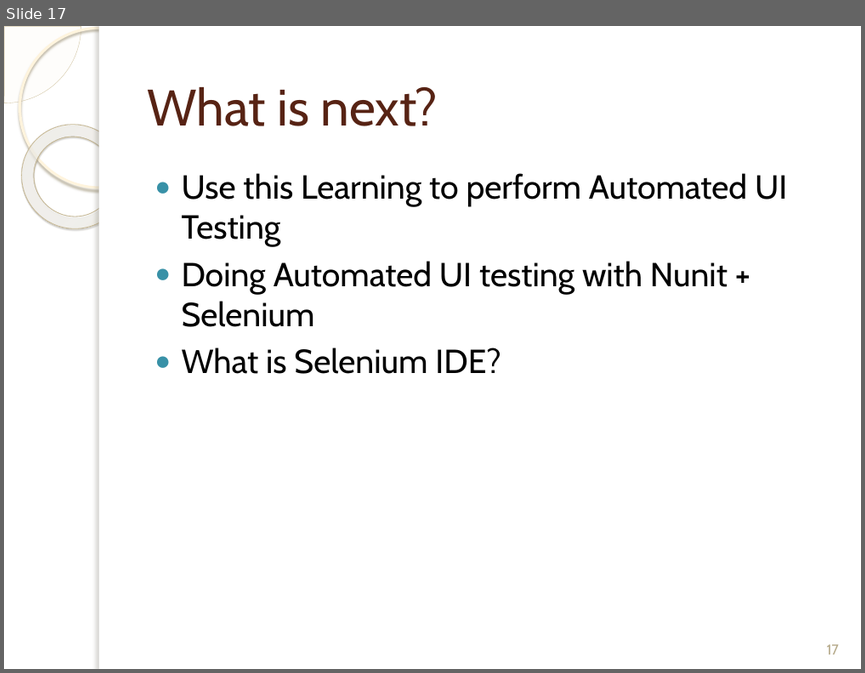
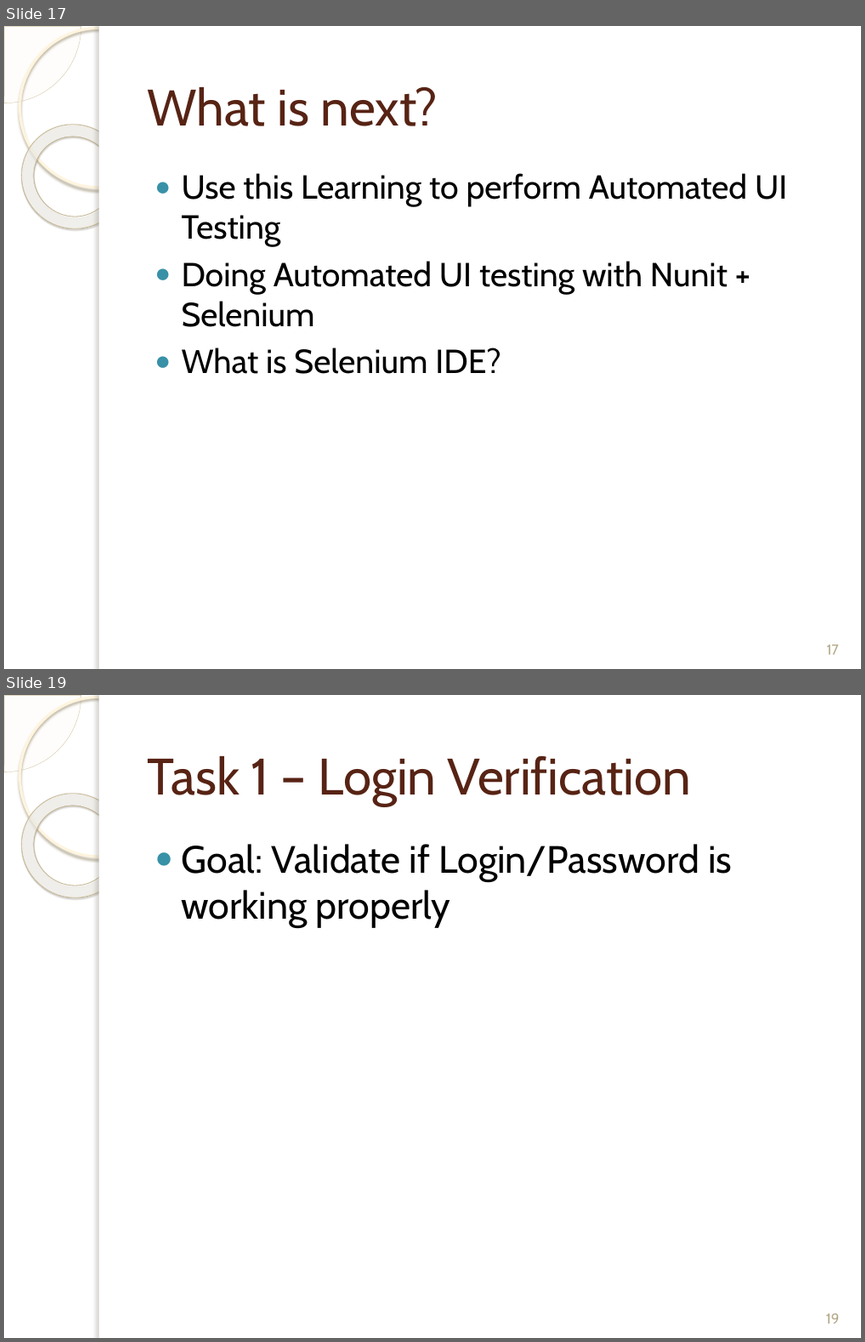
Before and after one commit to bilalshahzad139/SeleniumUIAutomation, a slide deck: Intro_To_Selenium.pptx. Shown one above the other, each under a label of ours: slide 17 before the commit, slides 17 and 19 after it; the slides between them are not shown. The pictures are 865x673 and 865x1342 pixels, drawn with LibreOffice and Linux fonts; fonts in the diff are those of the drawing; background and template pictures are left out. Boxes give left, top, right and bottom in pixels: in the first picture for what was removed or moved away, otherwise in the second. Text is boxed around its words. In the diff, an @@ line names an element or a change of style, - is before the commit and + after.

```diff
--- a/Intro_To_Selenium.pptx
+++ b/Intro_To_Selenium.pptx
@@ slide 19 added at (4,695,861,1338), background picture (left out); not listed: 5 template elements that a slide beside it also shows @@
@@ title added at (147,756,691,805), 43 pt, text #572314 @@
+Task 1 – Login Verification
@@ text added at (182,844,732,927), 32 pt, text #000000 @@
+● Goal: Validate if Login/Password is working properly
@@ page number added at (826,1313,840,1323), 12 pt, text #B6A98A @@
+19
```
Also in this commit, not shown: 1 slide changed, 9 other slides added, 7 other files.
